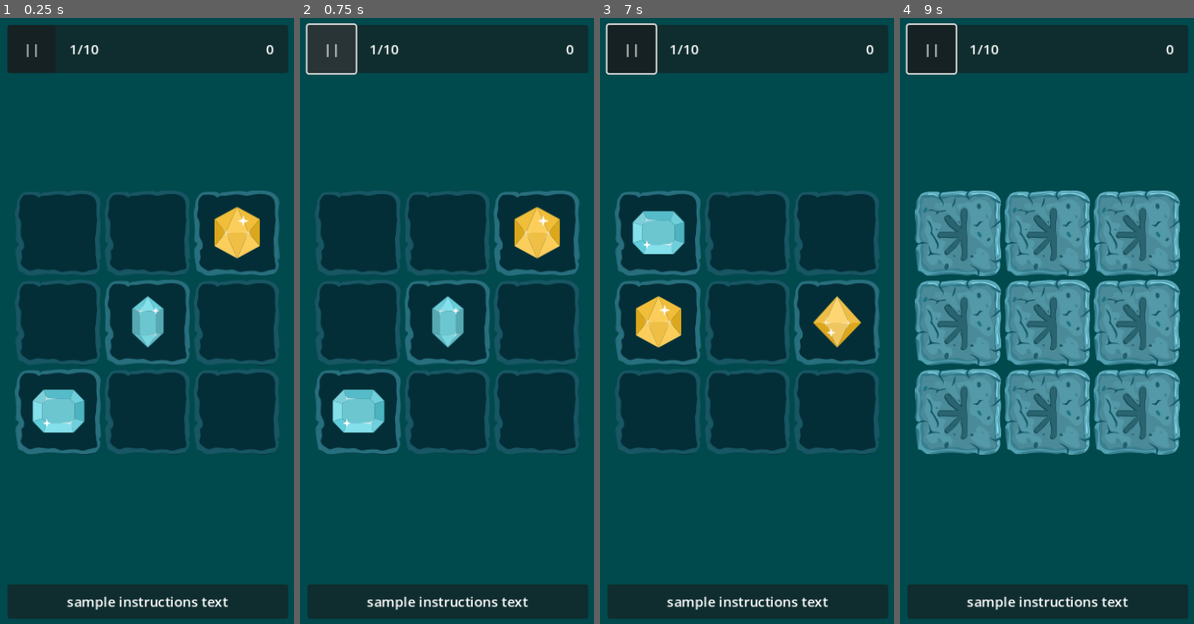
Above: before the commit, frames 1-4 (left to right).
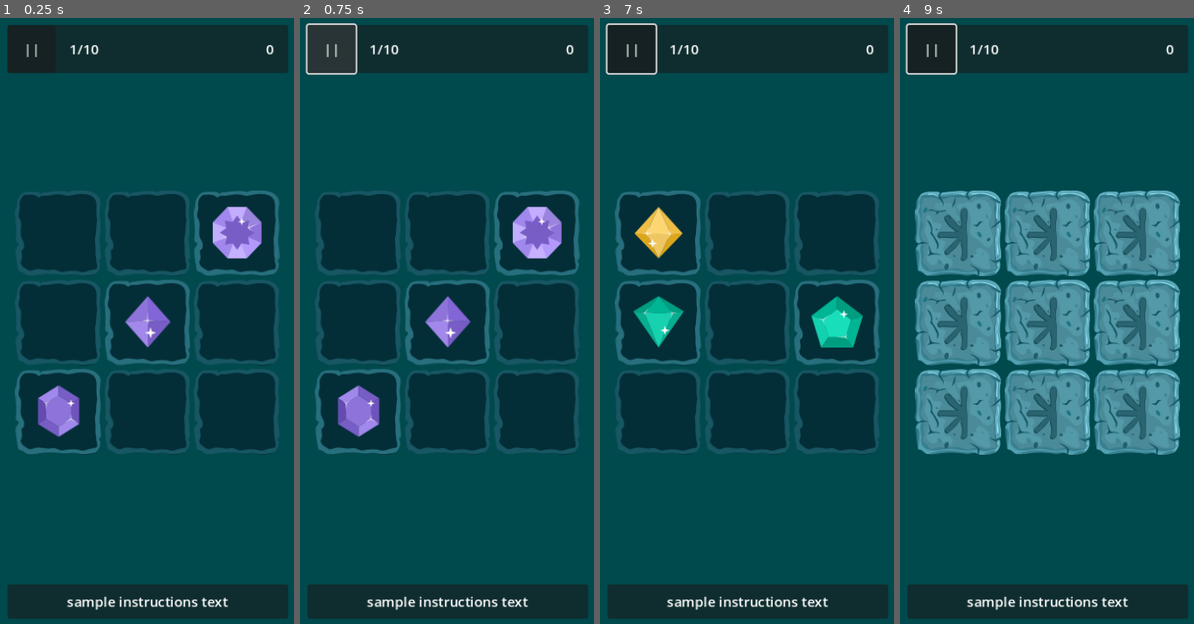
Above: after the commit, the same moments.

Repository: SugarF0x/hidden-gems-gd
Game: Godot game, scene res://hidden_gems_scene.tscn
The game is run twice, just before and just after one commit, with the same random seed, the same clock (stepped at 60 frames per second) and the same inputs.
Inputs (mouse positions are in pixels of both pictures, inside the frame that each line leads up to):
- Up to frame 1 (0.25 s): no input
- Up to frame 2 (0.75 s): click "||" at 0.5 s
- Up to frame 3 (7 s): click "||" at 1.25 s; click "||" at 2 s; click (658, 230) at 2.77 s; click (747, 230) at 3.52 s; click (838, 230) at 4.27 s; tap Enter at 5 s; tap Space at 5.75 s
- Up to frame 4 (9 s): tap Enter at 7.25, 8.75 s; tap Space at 8 s

The runs differ from the first frame. In frame 1, 3.1% of the frame differs, in the area x 10-90%, y 31-70%; in frame 2, 3.1%; in frame 3, 3.3%, in the area x 10-90%, y 31-55%; in frame 4, nothing differs.

Commit message:
fix grid editor rerenders

Diff:
--- a/grid.gd
+++ b/grid.gd
@@ -8,11 +8,13 @@
 	set(value):
 		columns = value
 		width = value
+		randomize_gem_indexes()
 		redraw_grid()
 
 @export var height: int = 3:
 	set(value):
 		height = value
+		randomize_gem_indexes()
 		redraw_grid()
 
 @export var gem_count: int = 2:
@@ -21,20 +23,23 @@
 		randomize_gem_indexes()
 		redraw_grid()
 
+var gem_children: Array[Gem] = []
 var gem_indexes: Array[int] = []
 
 func _ready() -> void:
 	start()
-	_editor_on_ready()
 
 func redraw_grid() -> void:
-	if get_child_count() == height * width: return
+	for child in get_children(): child.queue_free()
+	gem_children.clear()
 
-	for child in get_children(): child.queue_free()
 	for n in (height * width):
 		var item := gem_scene.instantiate() as Gem
 		add_child(item)
+		gem_children.append(item)
 		item.gem_clicked.connect(on_gem_clicked.bind(n))
+
+	if Engine.is_editor_hint(): reveal_gems()
 
 func randomize_gem_indexes() -> void:
 	gem_indexes.clear()
@@ -46,7 +51,7 @@
 var gems_user_revealed: int = 0
 func on_gem_clicked(index: int) -> void:
 	gems_user_revealed += 1
-	var gem = get_child(index) as Gem
+	var gem = gem_children[index]
 	gem.state = Gem.BackgroundState.FOUND if index in gem_indexes else Gem.BackgroundState.WRONG
 	set_gem_processing(index, false)
 
@@ -55,12 +60,12 @@
 		on_round_end()
 
 func reveal_gems() -> void:
-	for index in get_child_count():
-		var child = get_child(index) as Gem
-		child.state = Gem.BackgroundState.FOUND if index in gem_indexes else Gem.BackgroundState.EMPTY
+	for index in gem_children.size():
+		var gem = gem_children[index] as Gem
+		gem.state = Gem.BackgroundState.FOUND if index in gem_indexes else Gem.BackgroundState.EMPTY
 
 func hide_gems() -> void:
-	for child in get_children() as Array[Gem]: child.state = Gem.BackgroundState.HIDDEN
+	for gem in gem_children as Array[Gem]: gem.state = Gem.BackgroundState.HIDDEN
 
 func start() -> void:
 	randomize_gem_indexes()
@@ -68,13 +73,13 @@
 	if Engine.is_editor_hint(): return
 
 	reveal_gems()
-	for index in get_child_count(): set_gem_processing(index, false)
+	for index in gem_children.size(): set_gem_processing(index, false)
 	await get_tree().create_timer(2.0).timeout
-	for index in get_child_count(): set_gem_processing(index, true)
+	for index in gem_children.size(): set_gem_processing(index, true)
 	hide_gems()
 
 func set_gem_processing(index: int, value: bool) -> void:
-	get_child(index).process_mode = Node.PROCESS_MODE_INHERIT if value else Node.PROCESS_MODE_DISABLED
+	gem_children[index].process_mode = Node.PROCESS_MODE_INHERIT if value else Node.PROCESS_MODE_DISABLED
 
 # TODO: a lot of this logic is to be moved out into a parent script that would also have control over instructions and hud along with this
 
@@ -91,7 +96,3 @@
 	await get_tree().create_timer(.5).timeout
 	redraw_grid()
 	start()
-
-func _editor_on_ready() -> void:
-	if not Engine.is_editor_hint(): return
-	reveal_gems()
